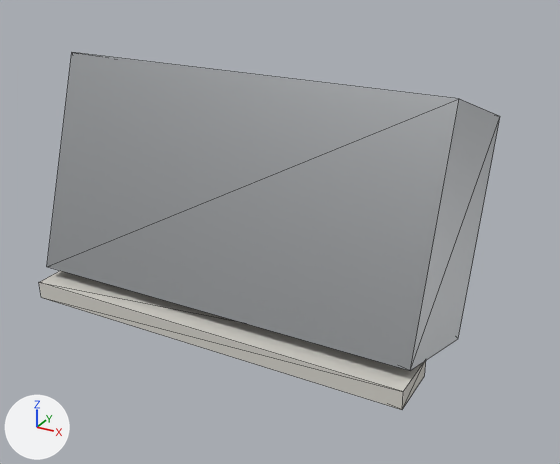
The glTF model public/models/facade/mansard.lod2.glb as it was, and as the next commit left it.
Both versions are drawn from a 50 mm lens placed at (3.29, -4.68, 3.68), pointed at (0.05, 1.21, 0.73). The lights are fixed; the arrows at lower left show +X, +Y and +Z. The picture after the commit comes second. Mesh edges are drawn as thin lines. Where no turn or scale is listed for an object, it has been applied to the vertices. Vertices at exactly the same position are counted once.

Objects in the first picture: 'facade_mansard'.
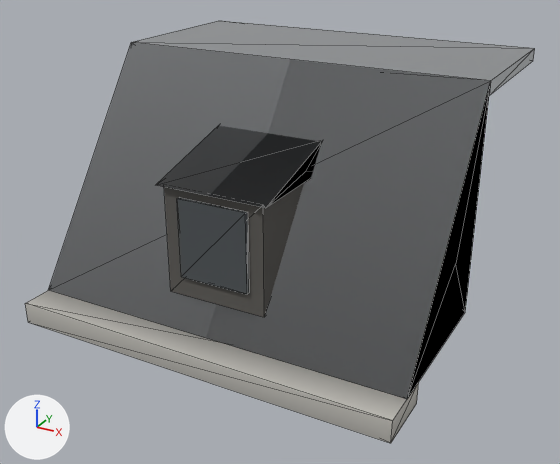
Boxes [x1, y1, x2, y2] around the edits, measured in the pictures (560 x 464 px):
'facade_mansard', recoloured, reshaped, moved (11% wider, 18% taller)
    before: [39, 52, 500, 410]
    after: [25, 21, 535, 443]
part 1 of me_facade_mansard, added
    after: [25, 290, 419, 443]
part 2 of me_facade_mansard, added
    after: [164, 183, 304, 317]
part 3 of me_facade_mansard, added
    after: [177, 198, 249, 294]
part 4 of me_facade_mansard, rebuilt (7% wider, 18% taller)
    before: [47, 52, 500, 371]
    after: [49, 21, 535, 399]
part 5 of me_facade_mansard, deleted
    before: [39, 271, 426, 410]
part 6 of me_facade_mansard, added
    after: [156, 125, 321, 208]

Edits to the bpy script that builds the scene:
```text
Change mat_metal_galv:
    where n0 = _N.new('ShaderNodeBsdfPrincipled'); n0.name = 'Principled BSDF'
    remove n0.inputs[0].default_value = (0.6, 0.62, 0.64, 1.0)  # 'Base Color', light grey #cbced1
    add n2 = _N.new('ShaderNodeMix'); n2.name = 'Mix'
    add n2.data_type = 'RGBA'
    add n2.blend_type = 'MULTIPLY'
    add n2.inputs[0].default_value = 1.0  # 'Factor'
    add n2.inputs[7].default_value = (0.6, 0.62, 0.64, 1.0)  # 'B', light grey #cbced1
    add n3 = _N.new('ShaderNodeVertexColor'); n3.name = 'Color Attribute'
    add _L.new(n2.outputs[2], n0.inputs[0])  # 'Result' to 'Base Color'
    add _L.new(n3.outputs[0], n2.inputs[6])  # 'Color' to 'A'
Change mat_stone_dressed:
    where n0 = _N.new('ShaderNodeBsdfPrincipled'); n0.name = 'Principled BSDF'
    remove n0.inputs[0].default_value = (0.68, 0.66, 0.61, 1.0)  # 'Base Color', light grey #d7d4cd
    add n2 = _N.new('ShaderNodeMix'); n2.name = 'Mix'
    add n2.data_type = 'RGBA'
    add n2.blend_type = 'MULTIPLY'
    add n2.inputs[0].default_value = 1.0  # 'Factor'
    add n2.inputs[7].default_value = (0.68, 0.66, 0.61, 1.0)  # 'B', light grey #d7d4cd
    add n3 = _N.new('ShaderNodeVertexColor'); n3.name = 'Color Attribute'
    add _L.new(n2.outputs[2], n0.inputs[0])  # 'Result' to 'Base Color'
    add _L.new(n3.outputs[0], n2.inputs[6])  # 'Color' to 'A'
Change me_facade_mansard:
    used by ob_facade_mansard; location = (0.0, 0.94, 1.169)
    remove me_facade_mansard.from_pydata(...)  # 32 vertices, 48 faces; spans x -1.8..1.8, y -1.04..1.04, z -1.17..1.17
    add me_facade_mansard.from_pydata(...)  # 46 vertices, 72 faces; spans x -1.8..1.8, y -1.7..1.7, z -1.15..1.15
    me_facade_mansard part 1: a new loose piece, a box spanning x -1.8..1.8, y -1.7..-1.15, z -1.15..-0.95, in mat_stone_dressed
    me_facade_mansard part 2: a new loose piece, a box spanning x -0.48..0.48, y -1.23..-0.33, z -0.7..0.3, in mat_timber_painted
    me_facade_mansard part 3: a new loose piece, a box spanning x -0.33..0.33, y -1.262..-1.222, z -0.51..0.21, in mat_glass_shop
    me_facade_mansard part 4: the loose piece of 8 vertices spanning x -1.8..1.8, y -0.92..1.04, z -1.17..1.17 is rebuilt with 14 vertices and now spans x -1.8..1.8, y -1.4..1.7, z -0.95..1.15
    me_facade_mansard part 5: the loose piece of 8 vertices spanning x -1.8..1.8, y -1.04..-0.54, z -1.0..-0.84 is deleted
    me_facade_mansard part 6
    8 vertices are added at x -0.52..0.52, y -1.28..-0.28, z 0.3..0.58
    12 new faces join them, mat_metal_galv
    other edits to the shape of me_facade_mansard do not show in these pictures
Change ob_facade_mansard:
    ob_facade_mansard.location: (0.0, 0.94, 1.169) -> (0.0, 1.402, 1.15)
```
